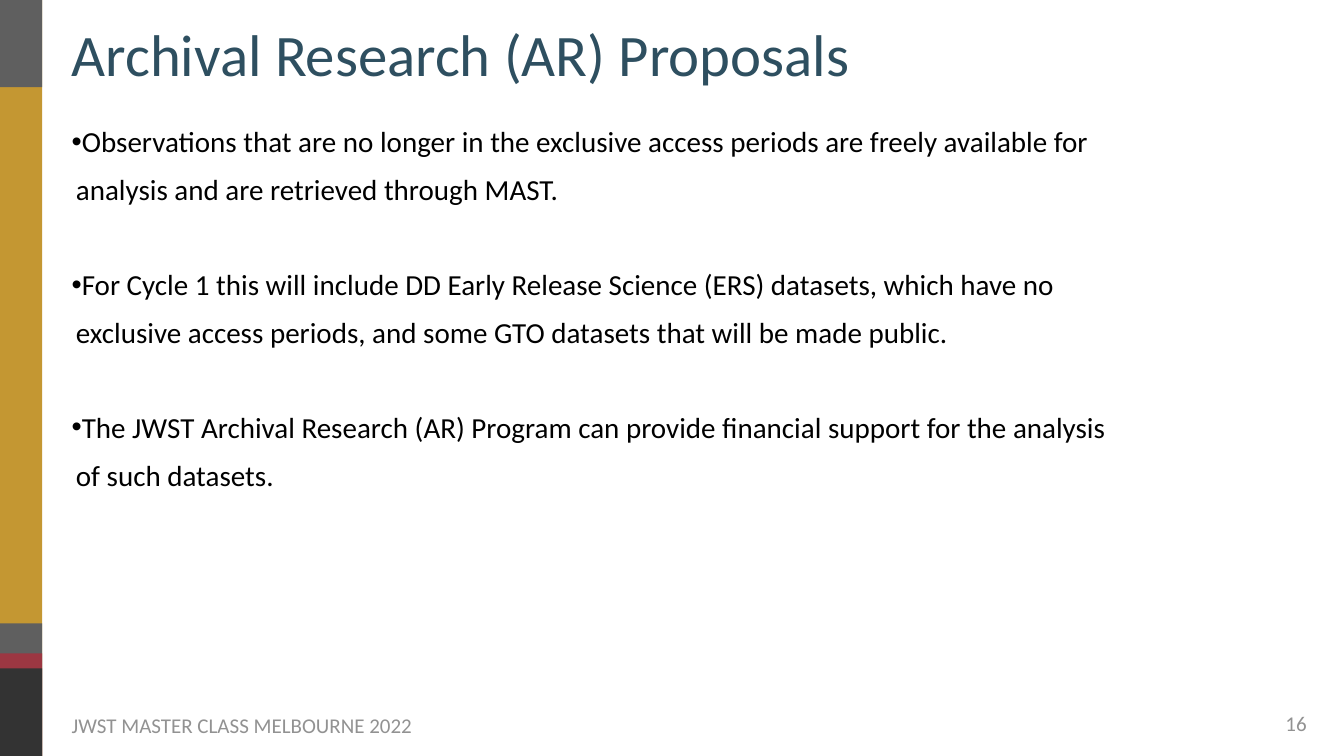
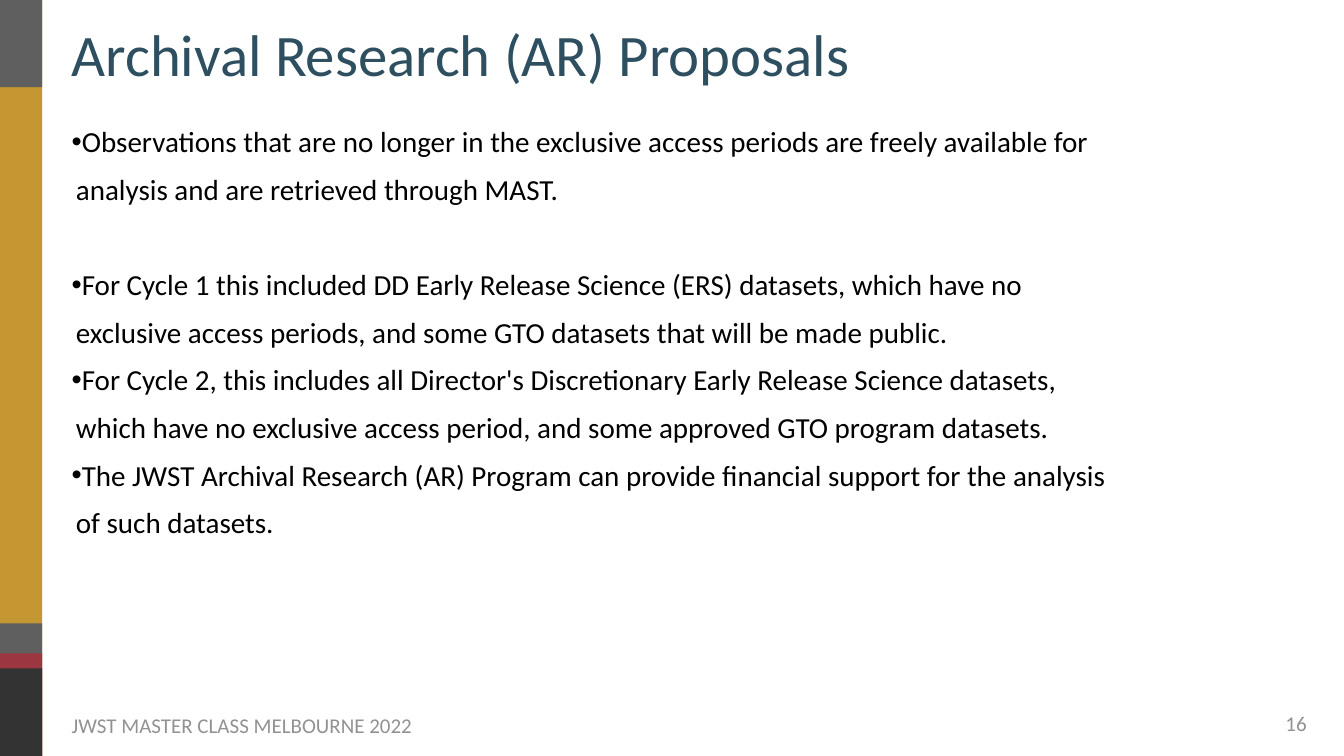
Before and after one commit to themiyan/jwst_masterclass_melbourne_2022, a slide deck: slide 16 of Presentations_Main/03_JWST_Cycle2_Proposals.pptx. Drawn at 1344x756 pixels with LibreOffice and Linux fonts; fonts in the diff are those of the drawing; background and template pictures are left out. Boxes give left, top, right and bottom in pixels: in the first picture for what was removed or moved away, otherwise in the second. Text is boxed around its words. In the diff, an @@ line names an element or a change of style, - is before the commit and + after.

Commit message:
Updates for cycle 2

```diff
--- a/Presentations_Main/03_JWST_Cycle2_Proposals.pptx
+++ b/Presentations_Main/03_JWST_Cycle2_Proposals.pptx
@@ text at [76, 131, 1105, 534]: indent changed @@
@@ text at [76, 274, 1056, 443]: text changed @@
-    • For Cycle 1 this will include DD Early Release Science (ERS) datasets, which have no exclusive access periods, and some GTO datasets that will be made public.
+    • For Cycle 1 this included DD Early Release Science (ERS) datasets, which have no exclusive access periods, and some GTO datasets that will be made public.
+    • For Cycle 2, this includes all Director's Discretionary Early Release Science datasets, which have no exclusive access period, and some approved GTO program datasets.
```
Also in this commit, not shown: 11 other slides changed, 1 slide added.
